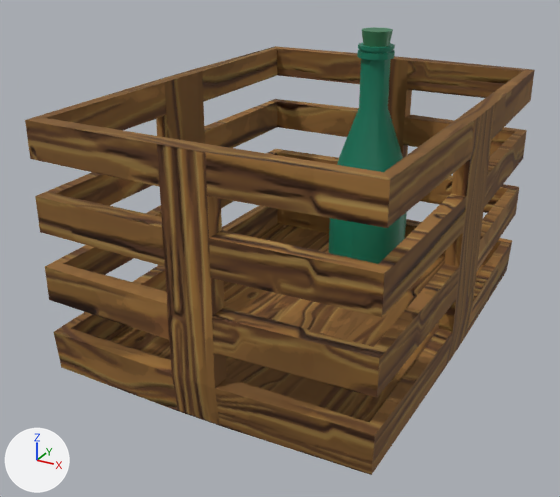
The Blender file Swords and Sails/Rum Create.blend: old version first, new version second.
The view is the same before and after, from a 50 mm camera at (3.53, -7.15, 4.37) aimed at (-0.19, -0.38, 0.99). The lights are fixed; the arrows at lower left show +X, +Y and +Z.

In view in the first picture: 'Create', 'Rum .010'.
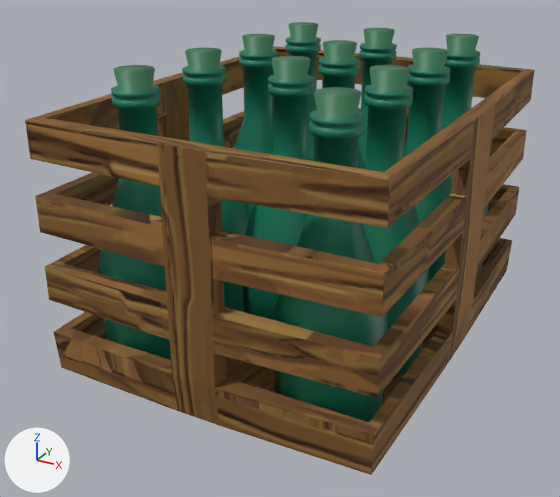
Where the change shows, as pixel boxes (x1, y1, x2, y2) in the pictures (560 x 497 px):
'Create', reshaped: before (25, 46, 535, 475); after (25, 22, 535, 475)
'Rum .010', deleted (green): before (329, 27, 407, 264)
part 1 of me_cube_001, added (green): after (98, 22, 489, 422)
part 2 of me_cube_001, surface changed: (25, 49, 532, 474) in both

The change in detail:
me_cube_001 is used by ob_create; location (0.0, 0.0, 0.0); scale (1.35, 1.78, 2.0).
me_cube_001 had 192 vertices, 206 faces and spanned x -1.31..1.31, y -1.31..1.31, z 0.02..1.32.
me_cube_001 now has 1908 vertices, 1812 faces and spans x -1.31..1.31, y -1.31..1.31, z 0.02..1.53.
me_cube_001 part 1: 1716 vertices added at x -1.09..1.13, y -1.21..1.2, z 0.07..1.53.
me_cube_001 part 2: 179 kept faces spanning x -1.31..1.31, y -1.31..1.31, z 0.02..1.32 get new texture (UV) coordinates.
me_cube_001 part 3: the surface is now shaded smooth.
me_cube_001 now uses material mat_rum (picture img_rum_bottle).
Object 'Rum .010' (ob_rum__010) is deleted.
